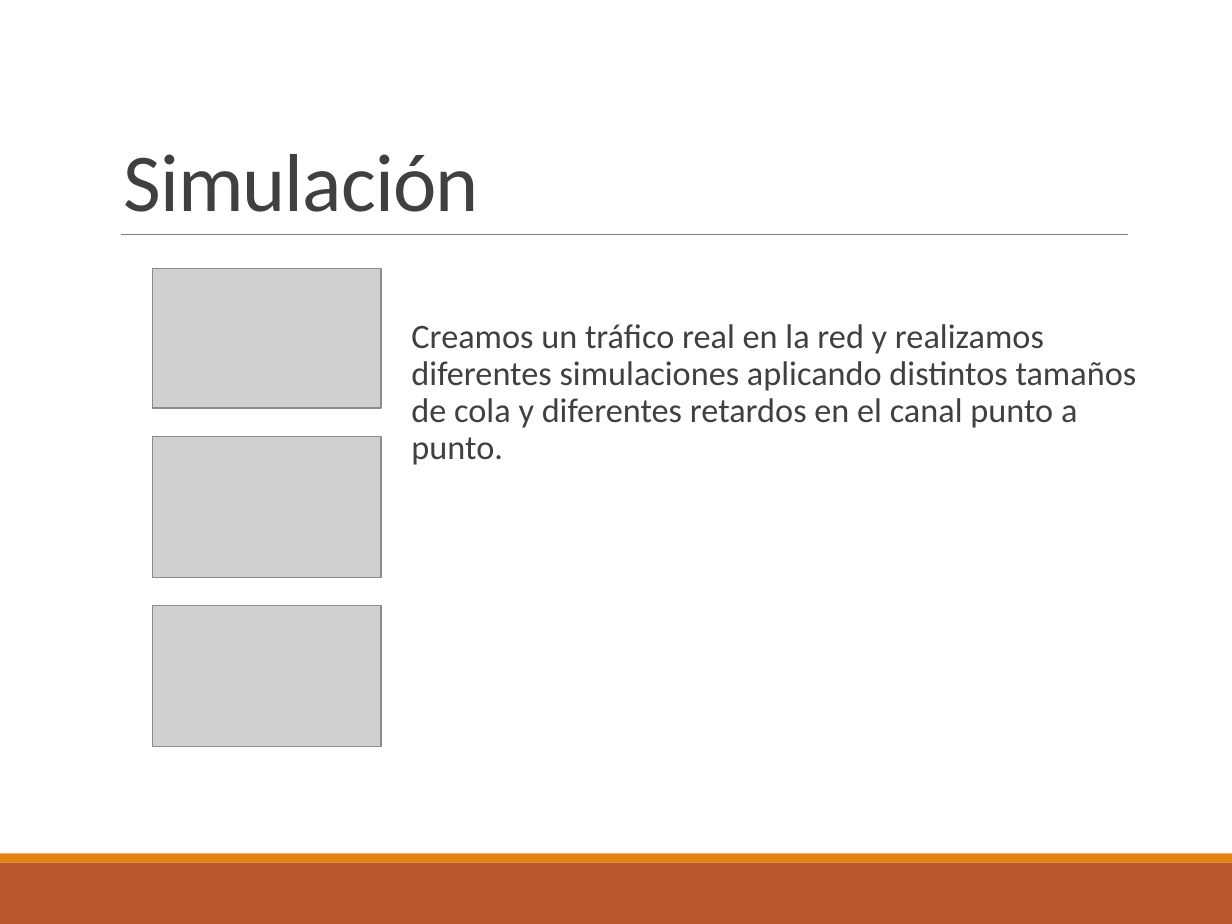
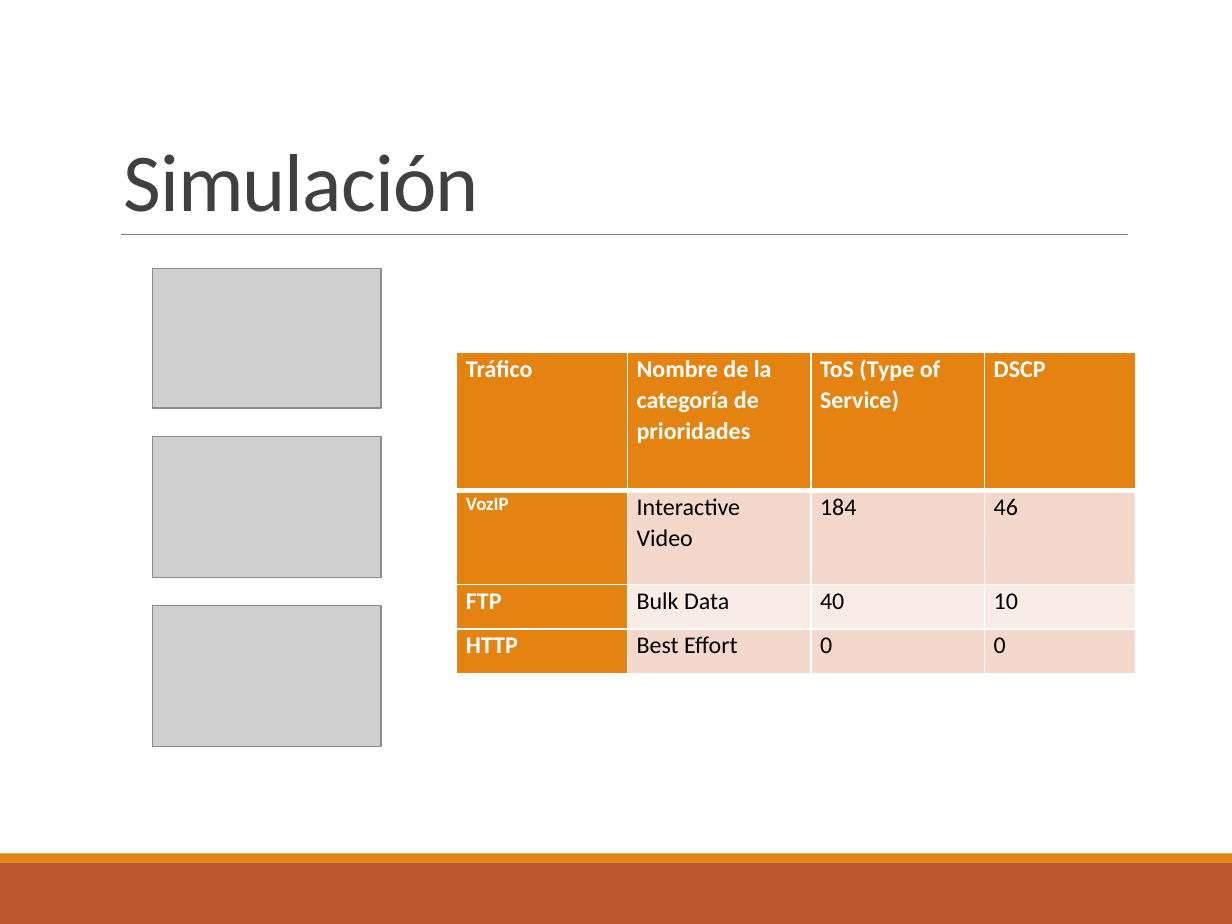
Before and after one commit to Reclusiarca/PriorityQueuePtP, a slide deck: slide 10 of presentacion12.pptx. Drawn at 1232x924 pixels with LibreOffice and Linux fonts; fonts in the diff are those of the drawing; grey boxes stand for pictures. Boxes give left, top, right and bottom in pixels: in the first picture for what was removed or moved away, otherwise in the second. Text is boxed around its words. In the diff, an @@ line names an element or a change of style, - is before the commit and + after.

```diff
--- a/presentacion12.pptx
+++ b/presentacion12.pptx
@@ text removed at [411,324,1137,465] @@
-  Creamos un tráfico real en la red y realizamos diferentes simulaciones aplicando distintos tamaños de cola y diferentes retardos en el canal punto a punto.
@@ table added at [457,352,1137,670], 4 rows, 4 columns @@
+Tráfico | Nombre de la categoría de prioridades | ToS (Type of Service) | DSCP
+VozIP | Interactive Video | 184 | 46
+FTP | Bulk Data | 40 | 10
+HTTP | Best Effort | 0 | 0
```
Also in this commit, not shown: 3 other slides changed.
